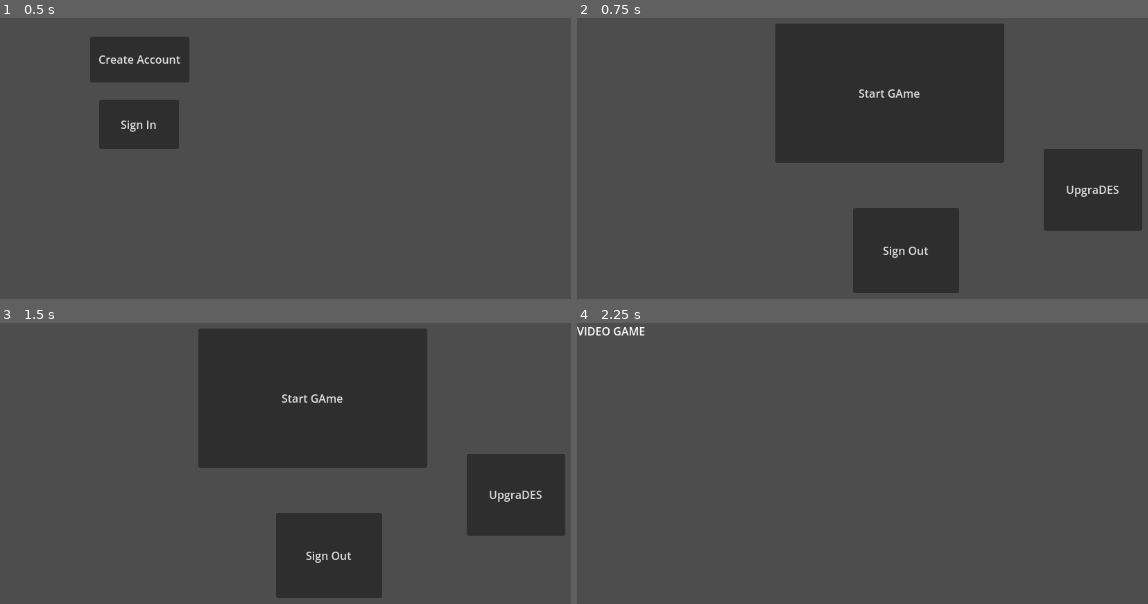
Above: before the commit, frames 1-4 (two rows, left to right).
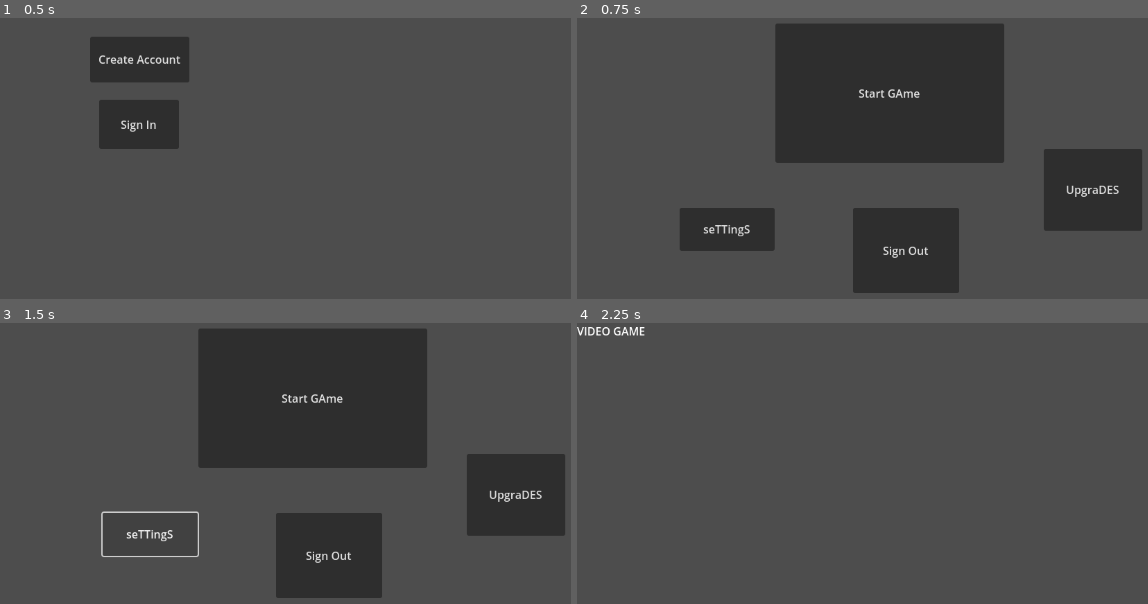
Above: after the commit, the same moments.

Repository: BransonClendenen/3390Project3
Game: Godot game, scene res://Scenes/Login.tscn
Same seed, same stepped clock (60 frames per second), same inputs: the game is played once before the commit and once after it.
Inputs (mouse positions are in pixels of both pictures, inside the frame that each line leads up to):
- Up to frame 1 (0.5 s): no input
- Up to frame 2 (0.75 s): click "Create Account" at 0.5 s
- Up to frame 3 (1.5 s): click (148, 533) at 1.25 s, where only the run after the commit has a clickable "seTTingS"
- Up to frame 4 (2.25 s): click "Start GAme" at 2 s

Frame 1 is identical in both runs. In frame 2, 2.5% of the frame differs, in the area x 18-35%, y 67-83%; in frame 3, 0.4%; in frame 4, nothing differs.

Commit message:
Added Settings Menu
Does not work from main menu yet

Diff:
--- a/3390project3/Scenes/MainMenu.tscn
+++ b/3390project3/Scenes/MainMenu.tscn
@@ -35,6 +35,15 @@
 offset_bottom = 397.0
 text = "Sign Out"
 
+[node name="Settings" type="Button" parent="ButtonManager"]
+layout_mode = 0
+offset_left = 148.0
+offset_top = 274.0
+offset_right = 285.0
+offset_bottom = 336.0
+text = "seTTingS
+"
+
 [connection signal="pressed" from="ButtonManager/StartGame" to="." method="_on_start_game_pressed"]
 [connection signal="pressed" from="ButtonManager/Upgrades" to="." method="_on_upgrades_pressed"]
 [connection signal="pressed" from="ButtonManager/SignOut" to="." method="_on_sign_out_pressed"]
--- /dev/null
+++ b/3390project3/Scenes/Settings.tscn
@@ -0,0 +1,9 @@
+[gd_scene load_steps=0 format=3 uid="uid://meeagvc7w1ve"]
+
+[node name="Settings" type="Control"]
+layout_mode = 3
+anchors_preset = 15
+anchor_right = 1.0
+anchor_bottom = 1.0
+grow_horizontal = 2
+grow_vertical = 2
--- /dev/null
+++ b/3390project3/Scenes/SettingsMenu.tscn
@@ -0,0 +1,31 @@
+[gd_scene format=3 uid="uid://l5bri0rppr0"]
+
+[node name="Settings" type="Control"]
+layout_mode = 3
+anchors_preset = 15
+anchor_right = 1.0
+anchor_bottom = 1.0
+grow_horizontal = 2
+grow_vertical = 2
+
+[node name="PanelContainer" type="PanelContainer" parent="."]
+layout_mode = 0
+offset_right = 516.0
+offset_bottom = 130.0
+
+[node name="VBoxContainer" type="VBoxContainer" parent="PanelContainer"]
+layout_mode = 2
+
+[node name="VolumeLabel" type="Label" parent="PanelContainer/VBoxContainer"]
+layout_mode = 2
+text = "Volume"
+
+[node name="VolumeSlider" type="HSlider" parent="PanelContainer/VBoxContainer"]
+layout_mode = 2
+
+[node name="MuteLabel" type="Label" parent="PanelContainer/VBoxContainer"]
+layout_mode = 2
+text = "Mute"
+
+[node name="MuteCheckBox" type="CheckBox" parent="PanelContainer/VBoxContainer"]
+layout_mode = 2
